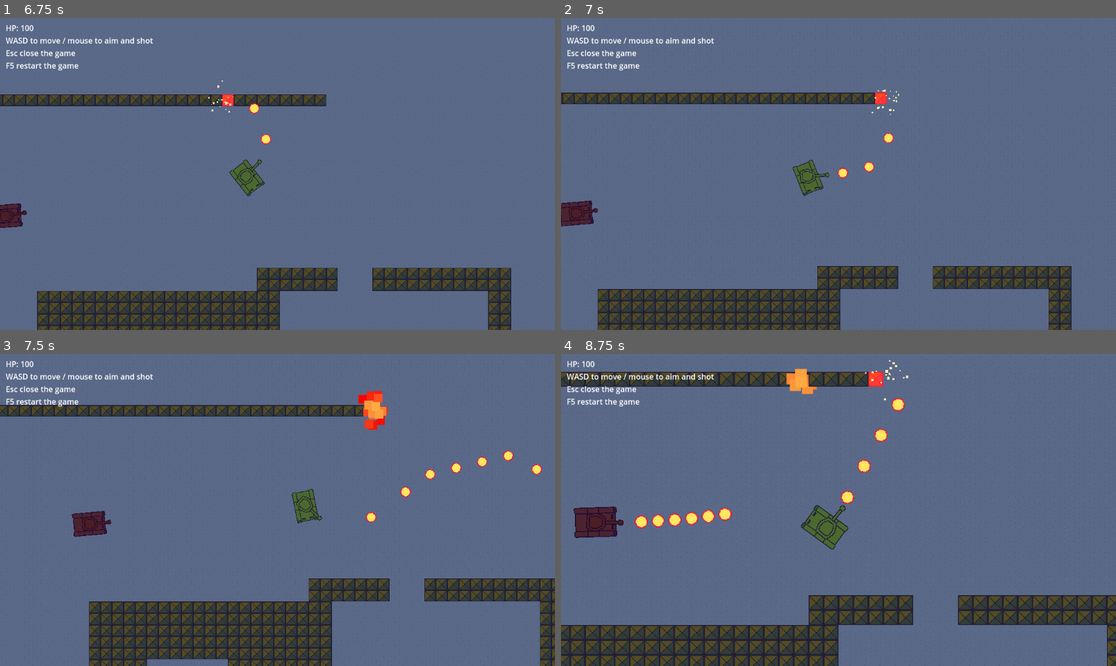
Above: before the commit, frames 1-4 (two rows, left to right).
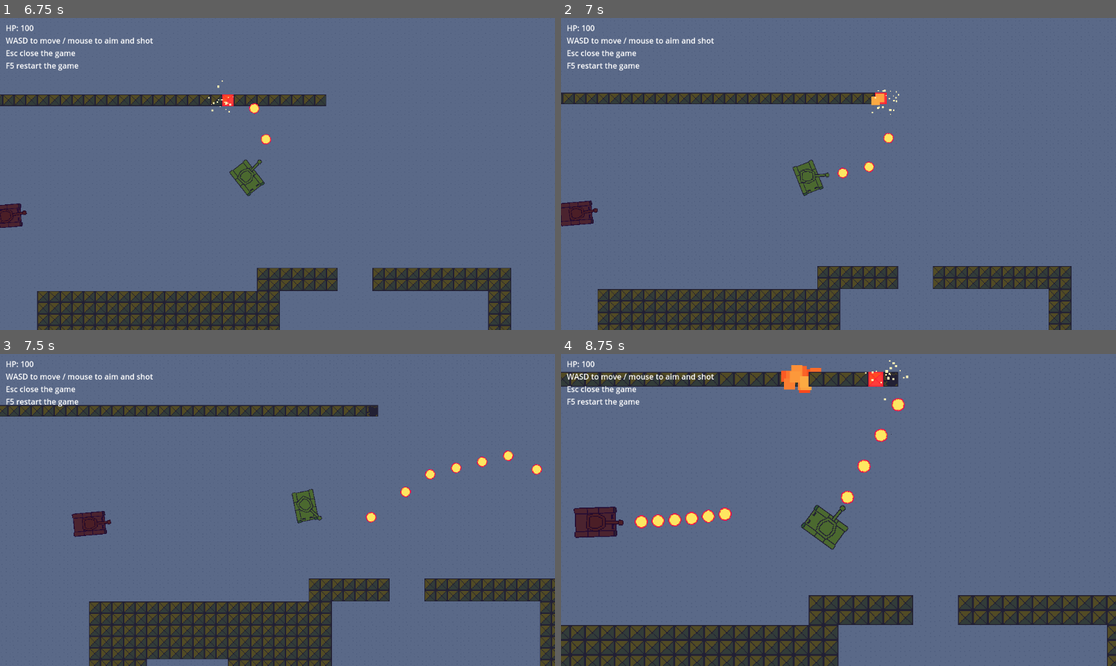
Above: after the commit, the same moments.

Repository: jamesfoxbr/Tanks
Game: Godot game, scene res://Scenes/main.tscn
Two runs of this game, one before a commit and one after it. Both use one fixed random seed, a clock stepped at 60 frames per second and the inputs below.
Inputs (mouse positions are in pixels of both pictures, inside the frame that each line leads up to):
- Up to frame 1 (6.75 s): tap Enter at 0.5 s; move the mouse to (399, 158) at 0.52 s; press the mouse at (399, 158) at 0.53 s; hold Right (ui_right) 0.53-1.28 s; move the mouse to (166, 189) at 1.27 s; release the mouse at (166, 189) at 1.28 s; hold Down (ui_down) 1.28-2.03 s; click (166, 189) at 1.35 s; move the mouse to (333, 105) at 2.02 s; press the mouse at (333, 105) at 2.03 s; hold Right (ui_right) 2.03-2.78 s; tap Mouse wheel down (zoom_in) at 2.1, 5.1 s; move the mouse to (249, 236) at 2.77 s; release the mouse at (249, 236) at 2.78 s; hold Up (ui_up) 2.78-3.53 s; tap Mouse wheel up (zoom_out) at 2.85, 5.85 s; click (249, 236) at 3.05 s; move the mouse to (444, 220) at 3.52 s; press the mouse at (444, 220) at 3.53 s; hold Left (ui_left) 3.53-5.03 s; move the mouse to (111, 127) at 4.27 s; release the mouse at (111, 127) at 4.28 s; click (111, 127) at 4.35 s; move the mouse to (305, 174) at 5.02 s; press the mouse at (305, 174) at 5.03 s; hold Down (ui_down) 5.03-5.78 s; move the mouse to (194, 96) at 5.77 s; release the mouse at (194, 96) at 5.78 s; hold Right (ui_right) 5.78-6.53 s; click (194, 96) at 6.05 s; move the mouse to (399, 158) at 6.52 s; press the mouse at (399, 158) at 6.53 s; hold Up (ui_up) from 6.53 s (still down)
- Up to frame 2 (7 s): keep holding Up (ui_up)
- Up to frame 3 (7.5 s): move the mouse to (166, 525) at 7.27 s; release Up (ui_up) at 7.28 s; release the mouse at (166, 525) at 7.28 s; hold Right (ui_right) from 7.28 s (still down); click (166, 525) at 7.35 s
- Up to frame 4 (8.75 s): move the mouse to (894, 441) at 8.02 s; release Right (ui_right) at 8.03 s; press the mouse at (894, 441) at 8.03 s; hold Down (ui_down) from 8.03 s (still down); tap Mouse wheel down (zoom_in) at 8.1 s

Frame 1 is identical in both runs. In frame 2, less than 0.1% of the frame differs, in the area x 55-59%, y 24-29%; in frame 3, 0.4%, in the area x 64-70%, y 11-25%; in frame 4, 0.4%.

Commit message:
Added shot sounds e a destroyed block sprite

Diff:
--- a/Scenes/enemy_tank.tscn
+++ b/Scenes/enemy_tank.tscn
@@ -6,6 +6,7 @@
 [ext_resource type="Texture2D" uid="uid://bwj0c7ukey10x" path="res://Sprites/Turret.png" id="4_7mweb"]
 [ext_resource type="Script" path="res://Scripts/EnemyTurret.gd" id="5_kuu6a"]
 [ext_resource type="PackedScene" uid="uid://bxljjmdn0s6sk" path="res://Scenes/FireExplosion.tscn" id="5_s74kl"]
+[ext_resource type="AudioStream" uid="uid://cf03rswggrxaa" path="res://Sounds/Shot.wav" id="7_4qfkn"]
 
 [sub_resource type="ShaderMaterial" id="ShaderMaterial_xdfos"]
 shader = ExtResource("1_e5thr")
@@ -56,4 +57,7 @@
 position = Vector2(111, 0)
 shape = SubResource("CircleShape2D_awaqs")
 
+[node name="ShotAudio" type="AudioStreamPlayer2D" parent="."]
+stream = ExtResource("7_4qfkn")
+
 [connection signal="body_entered" from="DetectionArea" to="." method="_on_detection_area_body_entered"]
--- a/Scenes/main.tscn
+++ b/Scenes/main.tscn
@@ -1,10 +1,11 @@
-[gd_scene load_steps=10 format=3 uid="uid://dn308avku4bti"]
+[gd_scene load_steps=11 format=3 uid="uid://dn308avku4bti"]
 
 [ext_resource type="PackedScene" uid="uid://3r0l4lw4tkfq" path="res://Scenes/tank.tscn" id="1_j682i"]
 [ext_resource type="Script" path="res://Scripts/main.gd" id="1_rxesk"]
 [ext_resource type="Texture2D" uid="uid://32hj4qplek8a" path="res://Sprites/tank_game_tileset.png" id="2_s5k17"]
 [ext_resource type="PackedScene" uid="uid://c24sdoy78s0mv" path="res://Scenes/brick.tscn" id="3_htwhi"]
 [ext_resource type="PackedScene" uid="uid://c8q3jcvspv67a" path="res://Scenes/enemy_tank.tscn" id="4_206f8"]
+[ext_resource type="Script" path="res://Scripts/TileMapBlocks.gd" id="4_rwfg1"]
 
 [sub_resource type="TileSetAtlasSource" id="TileSetAtlasSource_xhmgq"]
 texture = ExtResource("2_s5k17")
@@ -78,6 +79,9 @@
 4:2/0 = 0
 4:2/0/physics_layer_0/linear_velocity = Vector2(0, 0)
 4:2/0/physics_layer_0/angular_velocity = 0.0
+3:0/0 = 0
+3:0/0/physics_layer_0/linear_velocity = Vector2(0, 0)
+3:0/0/physics_layer_0/angular_velocity = 0.0
 
 [sub_resource type="TileSetScenesCollectionSource" id="TileSetScenesCollectionSource_r2f2g"]
 scenes/1/scene = ExtResource("3_htwhi")
@@ -107,6 +111,7 @@
 layer_1/y_sort_origin = 0
 layer_1/z_index = -1
 layer_1/tile_data = PackedInt32Array(2424868, 65536, 0, 2490404, 65536, 0, 2555940, 65536, 0, 2424869, 65536, 0, 249040 …(145568 unchanged characters)…
+script = ExtResource("4_rwfg1")
 metadata/_edit_lock_ = true
 
 [node name="Tank" parent="." instance=ExtResource("1_j682i")]
--- a/Scenes/tank.tscn
+++ b/Scenes/tank.tscn
@@ -6,6 +6,7 @@
 [ext_resource type="Texture2D" uid="uid://bwj0c7ukey10x" path="res://Sprites/Turret.png" id="3_r5e5p"]
 [ext_resource type="Script" path="res://Scripts/TankTopCamera.gd" id="5_eu0xx"]
 [ext_resource type="PackedScene" uid="uid://bxljjmdn0s6sk" path="res://Scenes/FireExplosion.tscn" id="6_vww2g"]
+[ext_resource type="AudioStream" uid="uid://cf03rswggrxaa" path="res://Sounds/Shot.wav" id="7_1507e"]
 
 [sub_resource type="ShaderMaterial" id="ShaderMaterial_7p2b2"]
 shader = ExtResource("2_vhp8h")
@@ -76,3 +77,6 @@
 text = "test"
 
 [node name="TankExplosion" parent="." instance=ExtResource("6_vww2g")]
+
+[node name="ShotAudio" type="AudioStreamPlayer2D" parent="."]
+stream = ExtResource("7_1507e")
--- a/Scripts/Tank.gd
+++ b/Scripts/Tank.gd
@@ -6,6 +6,7 @@
 @onready var turret_sprite = $TurretSprite
 @onready var body_sprite = $BodySprite
 @onready var Bullet = preload("res://Scenes/bullet.tscn")
+@onready var shot = $ShotAudio
 
 var speed = 0
 @export var max_speed = 40
@@ -51,6 +52,7 @@
 
 	b.transform = $TurretSprite/Muzzle.global_transform
 	b.position += transform.y * delta
+	shot.play()
 
 func movement(delta):
 	var handling: float = 2.5
--- /dev/null
+++ b/Scripts/TileMapBlocks.gd
@@ -0,0 +1,11 @@
+extends TileMap
+
+
+# Called when the node enters the scene tree for the first time.
+func _ready():
+	pass
+
+
+# Called every frame. 'delta' is the elapsed time since the previous frame.
+func _process(delta):
+	pass
--- a/Scripts/brick.gd
+++ b/Scripts/brick.gd
@@ -1,24 +1,33 @@
 extends StaticBody2D
 
 var HP = 50
+
+signal block_destroyed()
 
 @onready var sprite = $Sprite2D
 
 func _ready():
 	$GPUParticles2D.emitting = false
 
+
 func _process(delta):
-	pass
+	block_explode()
+
 
 func hit(dmg):
 	sprite.use_parent_material = true
 	HP -= dmg
 	await get_tree().create_timer(0.1).timeout
 	sprite.use_parent_material = false
+
+
+func block_explode():
 	if HP <= 0:
 		particles()
 		await get_tree().create_timer(0.4).timeout
+		get_parent().set_cell(0, get_parent().local_to_map(position), 0, Vector2i(3,0) )
 		queue_free()
+
 
 func particles():
 	$GPUParticles2D.emitting = true
--- a/Scripts/bullet.gd
+++ b/Scripts/bullet.gd
@@ -33,8 +33,3 @@
 		body.take_damage(bullet_damage)
 		create_sparks()
 		queue_free()
-
-#	if body.is_in_group("blocks"):
-#		var bullet_pos = position
-#		body.destroy_block(bullet_pos)
-#		queue_free()
--- a/Scripts/enemy_tank.gd
+++ b/Scripts/enemy_tank.gd
@@ -8,6 +8,7 @@
 @onready var Bullet = preload("res://Scenes/EnemyBullet.tscn")
 @onready var turret_sprite = $TurretSprite
 @onready var body_sprite = $EnemyTankSprite
+@onready var shot = $ShotAudio
 
 # variables of the navigation/pathfinding code
 @export var movement_speed: float = 60.0			# pathfinding speed
@@ -88,6 +89,7 @@
 
 	b.transform = $TurretSprite/Muzzle.global_transform
 	b.position += transform.y * delta
+	shot.play()
 
 func tank_die():
 	if HP <= 0:
--- a/Scripts/main.gd
+++ b/Scripts/main.gd
@@ -5,6 +5,10 @@
 
 @warning_ignore("unused_parameter")
 func _process(delta):
+	game_control()
+
+
+func game_control():
 	if Input.is_action_pressed("ui_cancel"):	# Quit the game when press Esc
 		get_tree().quit()
 	if Input.is_action_pressed("reset"):		# Restart the current scene when press F5
--- a/project.godot
+++ b/project.godot
@@ -22,7 +22,9 @@
 
 [editor]
 
-movie_writer/movie_file="D:/Users/Onedrive/Documentos/Game Dev/Godot/Tank.avi"
+movie_writer/movie_file="D:/Users/Onedrive/Documentos/Game Dev/Godot/movie.avi"
+movie_writer/disable_vsync=true
+movie_writer/fps=30
 
 [input]
 
Not shown: 1 places in Scenes/enemy_tank.tscn that only renumber resources
Not shown: 1 places in Scenes/tank.tscn that only renumber resources
Not shown, added: Sounds/BlockExplosion.wav.import
Not shown, added: Sounds/Shot.wav.import
Binary file changed: Sprites/tank_game_tileset.png
Not shown, added: Sounds/BlockExplosion.wav
Not shown, added: Sounds/Shot.wav
